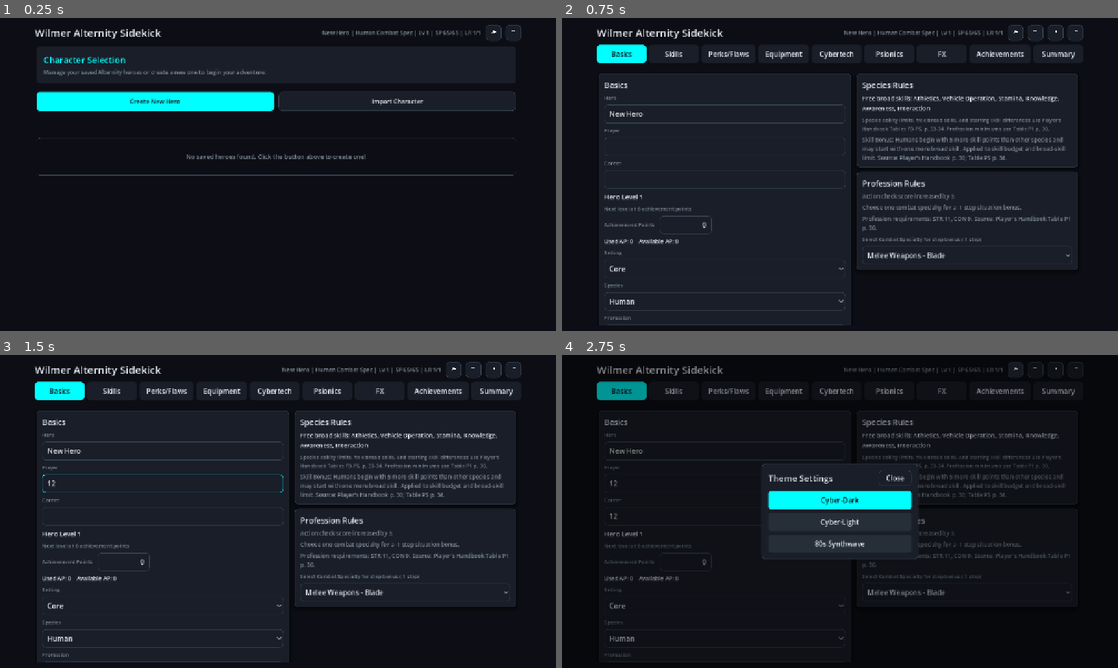
Above: before the commit, frames 1-4 (two rows, left to right).
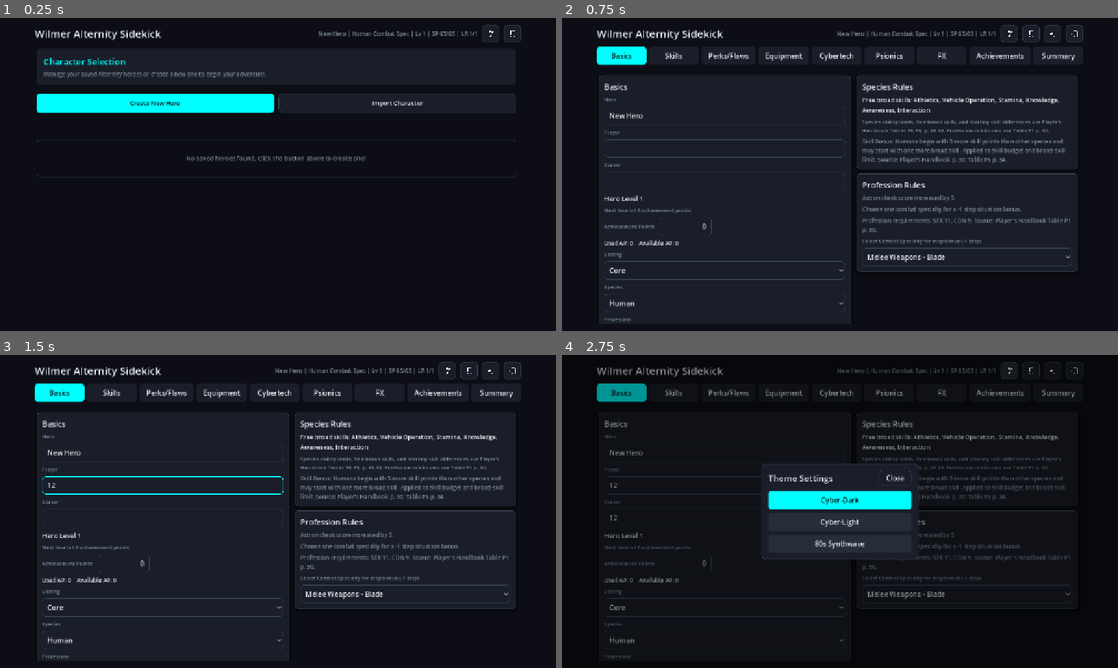
Above: after the commit, the same moments.

Repository: rigoparis/wilmer-alternity-sidekick
Game: Godot game, scene res://main.tscn
Two runs of this game, one before a commit and one after it. Both use one fixed random seed, a clock stepped at 60 frames per second and the inputs below.
Inputs (mouse positions are in pixels of both pictures, inside the frame that each line leads up to; where the layout moved, square brackets give the same spot in the first picture):
- Up to frame 1 (0.25 s): no input
- Up to frame 2 (0.75 s): click "Create New Hero" at 0.5 s
- Up to frame 3 (1.5 s): click (161, 483) at 1.27 s; type "12" at 1.35 s
- Up to frame 4 (2.75 s): click (723, 517) at 1.5 s; type "12" at 1.58 s; click (1006, 370) [1017, 370] at 2 s

The runs differ from the first frame. In frame 1, 2.9% of the frame differs, in the area x 6-94%, y 2-51%; in frame 2, 8.9%; in frame 3, 9.0%, in the area x 6-94%, y 2-99%; in frame 4, 4.0%.

Commit message:
Increase header button size to 40x40 and decrease content margins to enlarge icons

Diff:
--- a/scripts/main.gd
+++ b/scripts/main.gd
@@ -203,7 +203,7 @@
 	theme_btn.icon = load("res://assets/pallete.svg")
 	theme_btn.icon_alignment = HORIZONTAL_ALIGNMENT_CENTER
 	theme_btn.expand_icon = true
-	theme_btn.custom_minimum_size = Vector2(36, 36)
+	theme_btn.custom_minimum_size = Vector2(40, 40)
 	theme_btn.add_theme_font_size_override("font_size", 12)
 	theme_btn.pressed.connect(_show_theme_selector)
 	header.add_child(theme_btn)
@@ -212,7 +212,7 @@
 	optional_rules_button.icon = load("res://assets/book.svg")
 	optional_rules_button.icon_alignment = HORIZONTAL_ALIGNMENT_CENTER
 	optional_rules_button.expand_icon = true
-	optional_rules_button.custom_minimum_size = Vector2(36, 36)
+	optional_rules_button.custom_minimum_size = Vector2(40, 40)
 	optional_rules_button.add_theme_font_size_override("font_size", 12)
 	optional_rules_button.pressed.connect(_show_optional_rules)
 	header.add_child(optional_rules_button)
@@ -221,7 +221,7 @@
 	share_char_button.icon = load("res://assets/share.svg")
 	share_char_button.icon_alignment = HORIZONTAL_ALIGNMENT_CENTER
 	share_char_button.expand_icon = true
-	share_char_button.custom_minimum_size = Vector2(36, 36)
+	share_char_button.custom_minimum_size = Vector2(40, 40)
 	share_char_button.add_theme_font_size_override("font_size", 12)
 	share_char_button.pressed.connect(func(): char_manager.share_character())
 	header.add_child(share_char_button)
@@ -230,7 +230,7 @@
 	close_char_button.icon = load("res://assets/logout.svg")
 	close_char_button.icon_alignment = HORIZONTAL_ALIGNMENT_CENTER
 	close_char_button.expand_icon = true
-	close_char_button.custom_minimum_size = Vector2(36, 36)
+	close_char_button.custom_minimum_size = Vector2(40, 40)
 	close_char_button.add_theme_font_size_override("font_size", 12)
 	close_char_button.pressed.connect(_close_character)
 	header.add_child(close_char_button)
@@ -395,16 +395,16 @@
 	title_label.add_theme_font_size_override("font_size", 22 if compact else 24)
 	status_label.horizontal_alignment = HORIZONTAL_ALIGNMENT_LEFT if compact else HORIZONTAL_ALIGNMENT_RIGHT
 	optional_rules_button.size_flags_horizontal = Control.SIZE_SHRINK_END
-	optional_rules_button.custom_minimum_size = Vector2(36, 36)
+	optional_rules_button.custom_minimum_size = Vector2(40, 40)
 	if theme_btn != null:
 		theme_btn.size_flags_horizontal = Control.SIZE_SHRINK_END
-		theme_btn.custom_minimum_size = Vector2(36, 36)
+		theme_btn.custom_minimum_size = Vector2(40, 40)
 	if share_char_button != null:
 		share_char_button.size_flags_horizontal = Control.SIZE_SHRINK_END
-		share_char_button.custom_minimum_size = Vector2(36, 36)
+		share_char_button.custom_minimum_size = Vector2(40, 40)
 	if close_char_button != null:
 		close_char_button.size_flags_horizontal = Control.SIZE_SHRINK_END
-		close_char_button.custom_minimum_size = Vector2(36, 36)
+		close_char_button.custom_minimum_size = Vector2(40, 40)
 
 
 func _reparent_header_children(compact: bool = false) -> void:
@@ -5680,6 +5680,15 @@
 				btn.add_theme_color_override("icon_pressed_color", color_text)
 				btn.add_theme_color_override("icon_hover_color", color_text)
 				btn.add_theme_color_override("icon_focus_color", color_text)
+				for state in ["normal", "hover", "pressed", "focus", "disabled"]:
+					var original_style = btn.get_theme_stylebox(state)
+					if original_style is StyleBoxFlat:
+						var dup_style = original_style.duplicate()
+						dup_style.content_margin_left = 6
+						dup_style.content_margin_right = 6
+						dup_style.content_margin_top = 6
+						dup_style.content_margin_bottom = 6
+						btn.add_theme_stylebox_override(state, dup_style)
 
 		# Update tab buttons
 		for tab in tab_buttons.keys():
Not shown, changed: builds/windows/WilmerAlternitySidekick.exe
